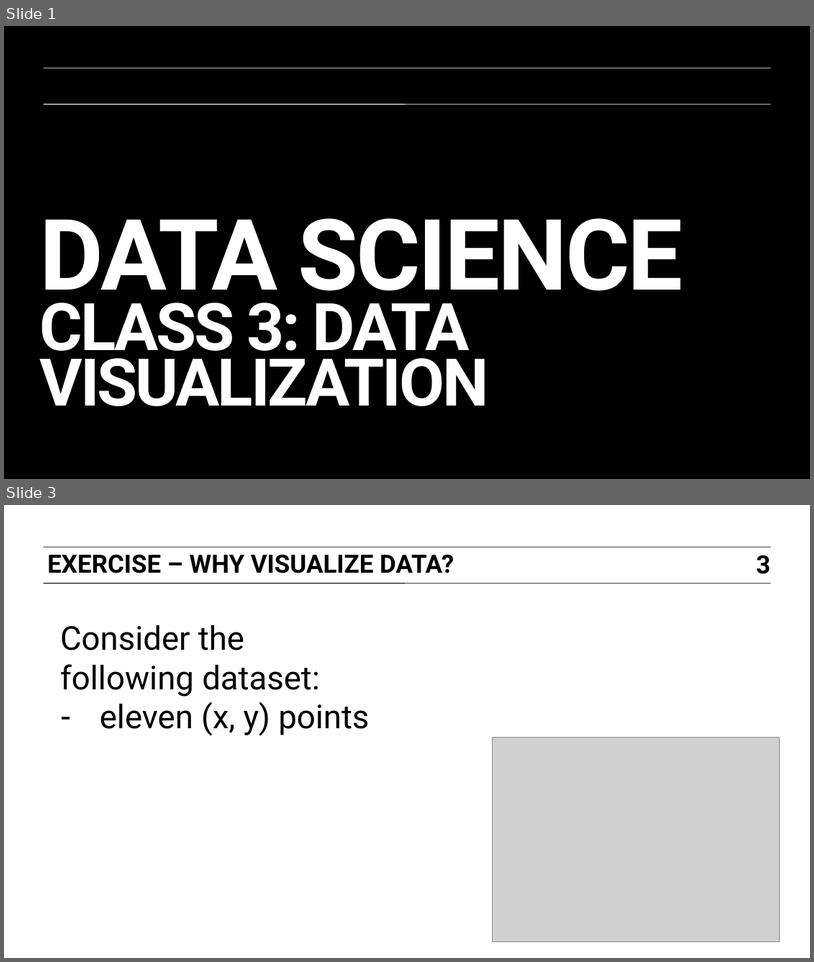
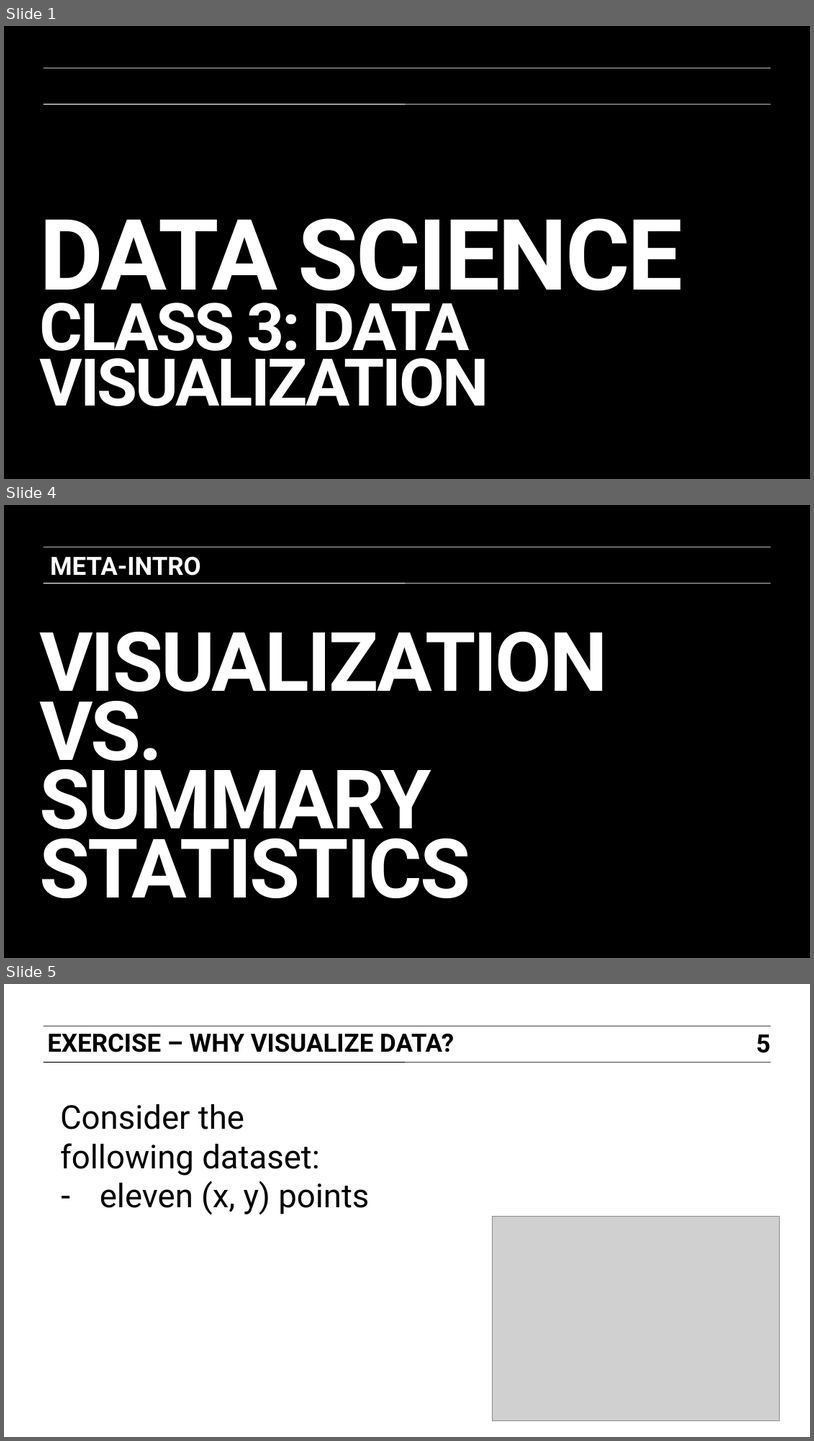
Before and after one commit to ajschumacher/gadsdc, a slide deck: 03-R_viz/slides.pptx. Shown one above the other, each under a label of ours: slides 1 and 3 before the commit, slides 1, 4 and 5 after it; the slides between them are not shown. The pictures are 814x962 and 814x1441 pixels, drawn with LibreOffice and Linux fonts; fonts in the diff are those of the drawing; grey boxes stand for pictures; background and template pictures are left out. Boxes give left, top, right and bottom in pixels: in the first picture for what was removed or moved away, otherwise in the second. Text is boxed around its words. In the diff, an @@ line names an element or a change of style, - is before the commit and + after.

```diff
--- a/03-R_viz/slides.pptx
+++ b/03-R_viz/slides.pptx
@@ slide 4 added at box(4, 505, 810, 958), background #000000; not listed: 2 template elements that a slide beside it also shows @@
@@ text added at box(50, 557, 201, 576), 23 pt, text #FFFFFF, bold @@
+META-INTRO
@@ title added at box(39, 632, 607, 898), 75 pt, text #FFFFFF, bold @@
+VISUALIZATION
+VS.
+SUMMARY STATISTICS
@@ what was slide 3 is now slide 5 @@
@@ page number at box(756, 1034, 771, 1053): text changed @@
-3
+5
```
Also in this commit, not shown: 2 slides changed, 2 other slides added, 2 other files.
